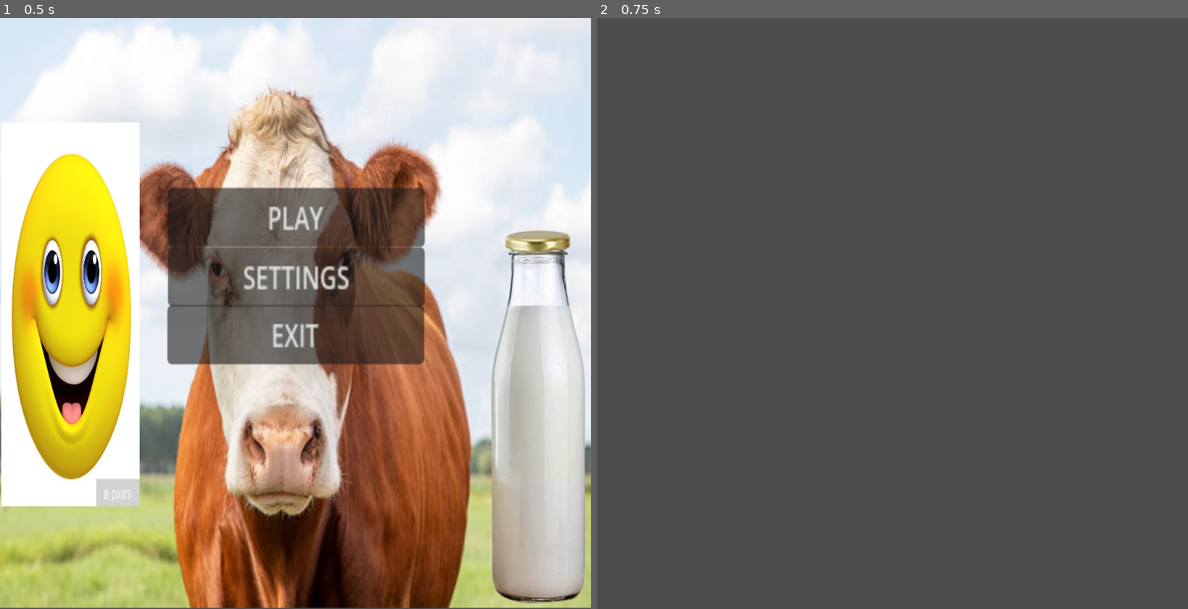
Above: before the commit, frames 1-2 (left to right).
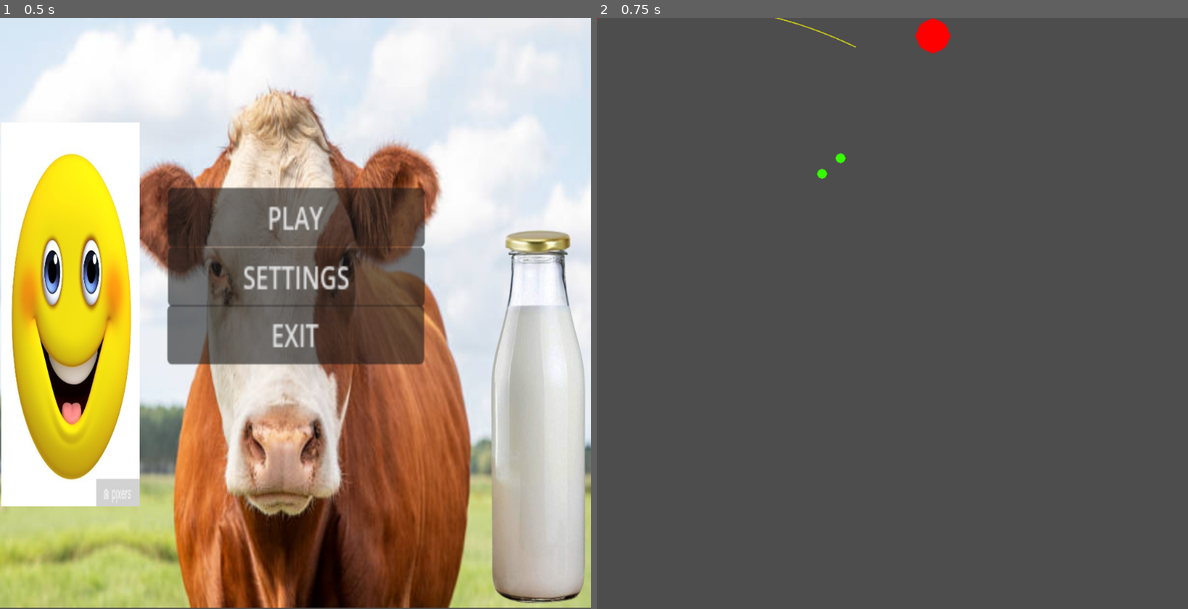
Above: after the commit, the same moments.

Repository: Temia116/Milkle_gamefart
Game: Godot game, scene res://title.tscn
Same seed, same stepped clock (60 frames per second), same inputs: the game is played once before the commit and once after it.
Inputs:
- Up to frame 1 (0.5 s): no input
- Up to frame 2 (0.75 s): click "PLAY" at 0.5 s

Frame 1 is identical in both runs. In frame 2, 0.3% of the frame differs, in the area x 0-60%, y 0-28%.
Error after the commit: Parse Error: Identifier "GameManager" not declared in the current scope. (res://peg.gd:31)

Commit message:
added stuff

Diff:
--- /dev/null
+++ b/GameManager.gd
@@ -0,0 +1,30 @@
+extends Node
+
+var score: int = 0
+var orange_pegs_left: int = 0
+
+signal score_changed(new_score: int)
+signal orange_peg_hit()
+
+func _ready():
+	count_orange_pegs()
+
+func add_score(points: int):
+	score += points
+	score_changed.emit(score)
+
+func count_orange_pegs():
+	# Count orange pegs in scene
+	var pegs = get_tree().get_nodes_in_group("pegs")
+	orange_pegs_left = 0
+	for peg in pegs:
+		if peg.is_orange:
+			orange_pegs_left += 1
+
+func peg_destroyed(was_orange: bool):
+	if was_orange:
+		orange_pegs_left -= 1
+		orange_peg_hit.emit()
+
+		if orange_pegs_left <= 0:
+			print("Level Complete!")
--- a/ball.tscn
+++ b/ball.tscn
@@ -1,12 +1,21 @@
-[gd_scene load_steps=2 format=3 uid="uid://chhx0225axigh"]
+[gd_scene load_steps=4 format=3 uid="uid://chhx0225axigh"]
+
+[ext_resource type="Texture2D" uid="uid://dsplrukavyatp" path="res://Game assets/BLACK BALL.png" id="1_x8fbi"]
+
+[sub_resource type="PhysicsMaterial" id="PhysicsMaterial_x8fbi"]
+bounce = 0.7
 
 [sub_resource type="CircleShape2D" id="CircleShape2D_cbx31"]
+radius = 8.06226
 
 [node name="Ball" type="Node2D"]
 
 [node name="Ball" type="RigidBody2D" parent="."]
+physics_material_override = SubResource("PhysicsMaterial_x8fbi")
 
 [node name="CollisionShape2D" type="CollisionShape2D" parent="Ball"]
 shape = SubResource("CircleShape2D_cbx31")
 
 [node name="Sprite2D" type="Sprite2D" parent="Ball"]
+scale = Vector2(0.503906, 0.503906)
+texture = ExtResource("1_x8fbi")
--- a/cannon.tscn
+++ b/cannon.tscn
@@ -1,13 +1,18 @@
-[gd_scene load_steps=3 format=3 uid="uid://h5f5t0p3fjlq"]
+[gd_scene load_steps=4 format=3 uid="uid://h5f5t0p3fjlq"]
 
 [ext_resource type="Script" uid="uid://cgupchcfb30po" path="res://cannon.gd" id="1_23j6s"]
-[ext_resource type="Texture2D" uid="uid://ccotd42huvyiv" path="res://Game assets/shooter.png" id="2_72ky0"]
+[ext_resource type="Texture2D" uid="uid://c8k5kyhj1fb5p" path="res://Game assets/RED BALL.png" id="2_23j6s"]
+[ext_resource type="PackedScene" uid="uid://chhx0225axigh" path="res://ball.tscn" id="2_72ky0"]
 
-[node name="cannon" type="Node2D"]
+[node name="Launcher" type="Node2D"]
 script = ExtResource("1_23j6s")
+ball_scene = ExtResource("2_72ky0")
 
 [node name="Shooter" type="Sprite2D" parent="."]
-position = Vector2(531, 88)
-scale = Vector2(0.495098, 0.495098)
-texture = ExtResource("2_72ky0")
-offset = Vector2(-20, 10)
+position = Vector2(582, 31)
+scale = Vector2(1.99449, 1.99449)
+texture = ExtResource("2_23j6s")
+
+[node name="AimLine" type="Line2D" parent="."]
+
+[node name="TrajectoryLine" type="Line2D" parent="."]
--- a/game.tscn
+++ b/game.tscn
@@ -1,6 +1,29 @@
-[gd_scene load_steps=2 format=3 uid="uid://c1xgpfflybmuw"]
+[gd_scene load_steps=5 format=3 uid="uid://c1xgpfflybmuw"]
 
 [ext_resource type="Script" uid="uid://5e5y5n4cxsi8" path="res://game.gd" id="1_80nbo"]
+[ext_resource type="PackedScene" uid="uid://h5f5t0p3fjlq" path="res://cannon.tscn" id="2_feb5d"]
+[ext_resource type="PackedScene" uid="uid://bvy2y63fjq4of" path="res://peg.tscn" id="3_fc0e3"]
 
-[node name="Game" type="Node2D"]
+[sub_resource type="RectangleShape2D" id="RectangleShape2D_7jktm"]
+size = Vector2(19, 1030.5)
+
+[node name="Main" type="Node2D"]
 script = ExtResource("1_80nbo")
+
+[node name="Launcher" parent="." instance=ExtResource("2_feb5d")]
+
+[node name="Peg" parent="." instance=ExtResource("3_fc0e3")]
+position = Vector2(390, 270)
+
+[node name="Peg2" parent="." instance=ExtResource("3_fc0e3")]
+position = Vector2(422, 243)
+
+[node name="StaticBody2D" type="StaticBody2D" parent="."]
+
+[node name="CollisionShape2D" type="CollisionShape2D" parent="StaticBody2D"]
+position = Vector2(-7.5, 513.75)
+shape = SubResource("RectangleShape2D_7jktm")
+
+[node name="CollisionShape2D2" type="CollisionShape2D" parent="StaticBody2D"]
+position = Vector2(1034, 514)
+shape = SubResource("RectangleShape2D_7jktm")
--- /dev/null
+++ b/peg.gd
@@ -0,0 +1,34 @@
+extends StaticBody2D
+
+@export var is_orange: bool = false  # Orange pegs are targets
+@export var points: int = 100
+var is_hit: bool = false
+
+@onready var sprite: Sprite2D = $Sprite2D
+@onready var collision: CollisionShape2D = $CollisionShape2D
+
+func _ready():
+	# Set peg color based on type
+	if sprite:
+		sprite.modulate = Color.ORANGE if is_orange else Color.BLUE
+
+func hit_by_ball():
+	if is_hit:
+		return
+
+	is_hit = true
+
+	# Visual feedback
+	var tween = create_tween()
+	tween.tween_property(sprite, "modulate", Color.WHITE, 0.1)
+	tween.tween_property(sprite, "scale", Vector2(1.2, 1.2), 0.1)
+	tween.tween_property(sprite, "scale", Vector2.ZERO, 0.2)
+
+	# Disable collision
+	collision.disabled = true
+
+	# Award points (connect to game manager)
+	GameManager.add_score(points)
+
+	# Remove after animation
+	tween.finished.connect(func(): queue_free())
--- /dev/null
+++ b/peg.tscn
@@ -0,0 +1,19 @@
+[gd_scene load_steps=4 format=3 uid="uid://bvy2y63fjq4of"]
+
+[ext_resource type="Script" uid="uid://dhagshkcdq1ks" path="res://peg.gd" id="1_1pwoe"]
+[ext_resource type="Texture2D" uid="uid://0o6mgth4mtyg" path="res://Game assets/GREEN BALL.png" id="1_y34qd"]
+
+[sub_resource type="CircleShape2D" id="CircleShape2D_1pwoe"]
+radius = 9.0
+
+[node name="Peg" type="Node2D" groups=["Peg"]]
+
+[node name="Peg" type="StaticBody2D" parent="."]
+script = ExtResource("1_1pwoe")
+
+[node name="CollisionShape2D" type="CollisionShape2D" parent="Peg"]
+shape = SubResource("CircleShape2D_1pwoe")
+
+[node name="Sprite2D" type="Sprite2D" parent="Peg"]
+scale = Vector2(0.578125, 0.578125)
+texture = ExtResource("1_y34qd")
Binary file added: Game assets/BLACK BALL.png
Not shown, added: Game assets/BLACK BALL.png.import
Binary file added: Game assets/GREEN BALL.png
Not shown, added: Game assets/GREEN BALL.png.import
Binary file added: Game assets/RED BALL.png
Not shown, added: Game assets/RED BALL.png.import
Binary file added: Game assets/YELLOW BALL.png
Not shown, added: Game assets/YELLOW BALL.png.import
Not shown, added: GameManager.gd.uid
Not shown, added: peg.gd.uid
